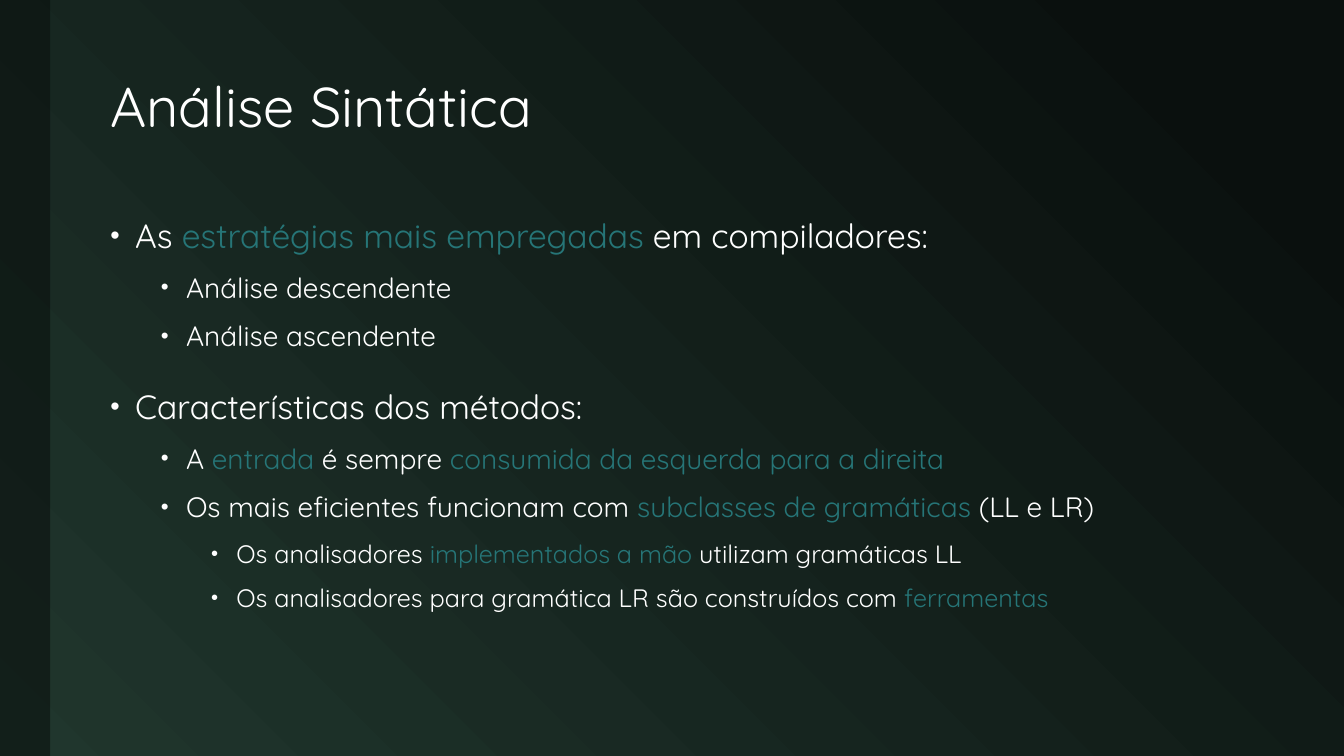
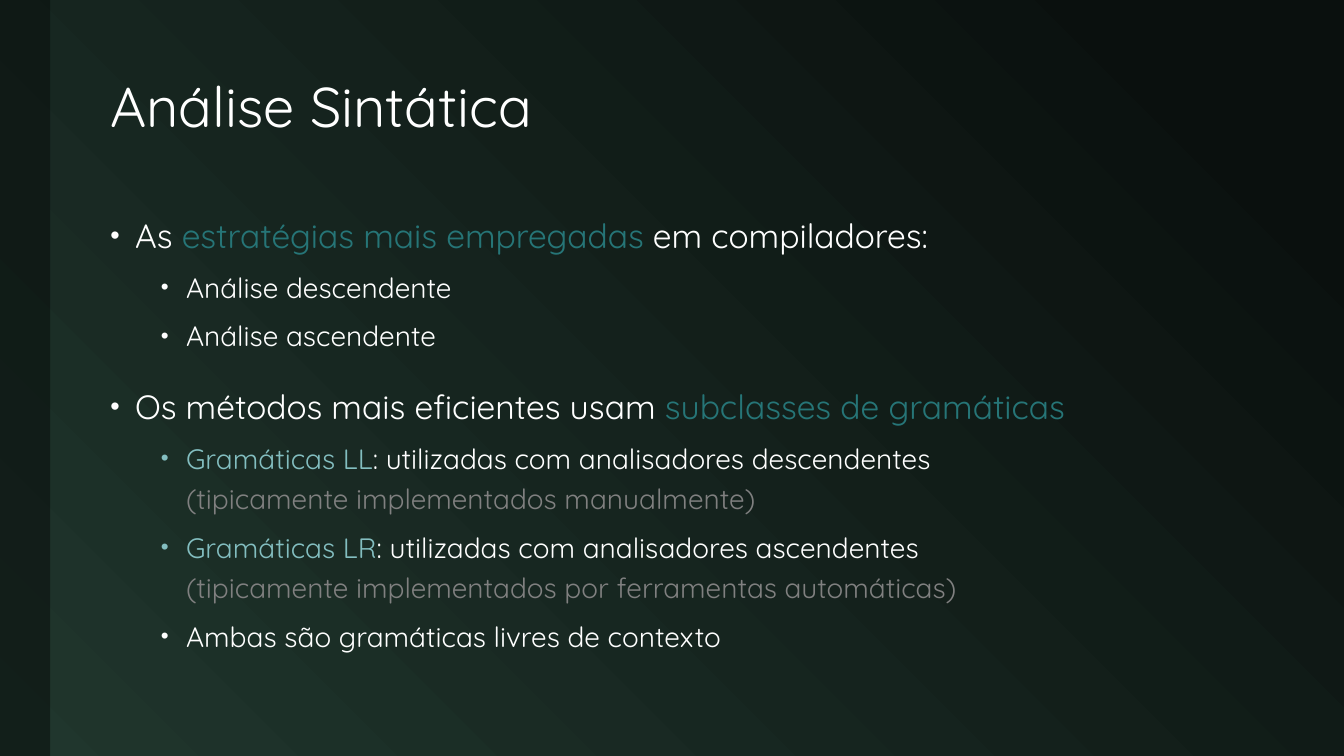
Before and after one commit to JudsonSS/Compiladores, a slide deck: slide 8 of Slides/19. Gramáticas.pptx. Drawn at 1344x756 pixels with LibreOffice and Linux fonts; fonts in the diff are those of the drawing. Boxes give left, top, right and bottom in pixels: in the first picture for what was removed or moved away, otherwise in the second. Text is boxed around its words. In the diff, an @@ line names an element or a change of style, - is before the commit and + after.

```diff
--- a/Slides/19. Gramáticas.pptx
+++ b/Slides/19. Gramáticas.pptx
@@ text at [135, 394, 1065, 653]: text changed; size 18 to 20 pt @@
-• Características dos métodos:
-  • A entrada é sempre consumida da esquerda para a direita
-  • Os mais eficientes funcionam com subclasses de gramáticas (LL e LR)
-    • Os analisadores implementados a mão utilizam gramáticas LL
-    • Os analisadores para gramática LR são construídos com ferramentas
+• Os métodos mais eficientes usam subclasses de gramáticas
+  • Gramáticas LL: utilizadas com analisadores descendentes
+    (tipicamente implementados manualmente)
+  • Gramáticas LR: utilizadas com analisadores ascendentes
+    (tipicamente implementados por ferramentas automáticas)
+  • Ambas são gramáticas livres de contexto
```
Also in this commit, not shown: 15 other slides changed, 6 slides added.
